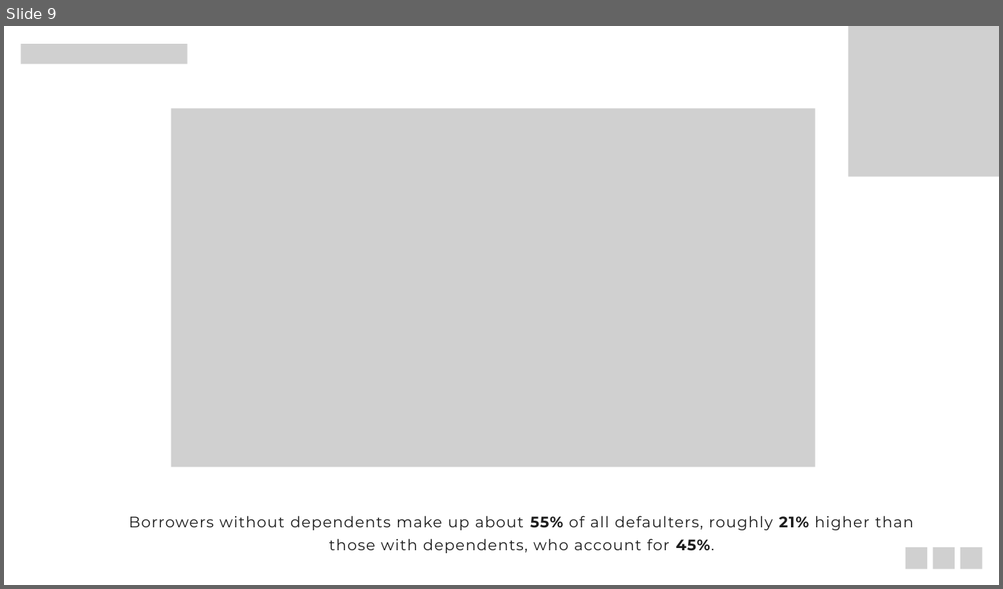
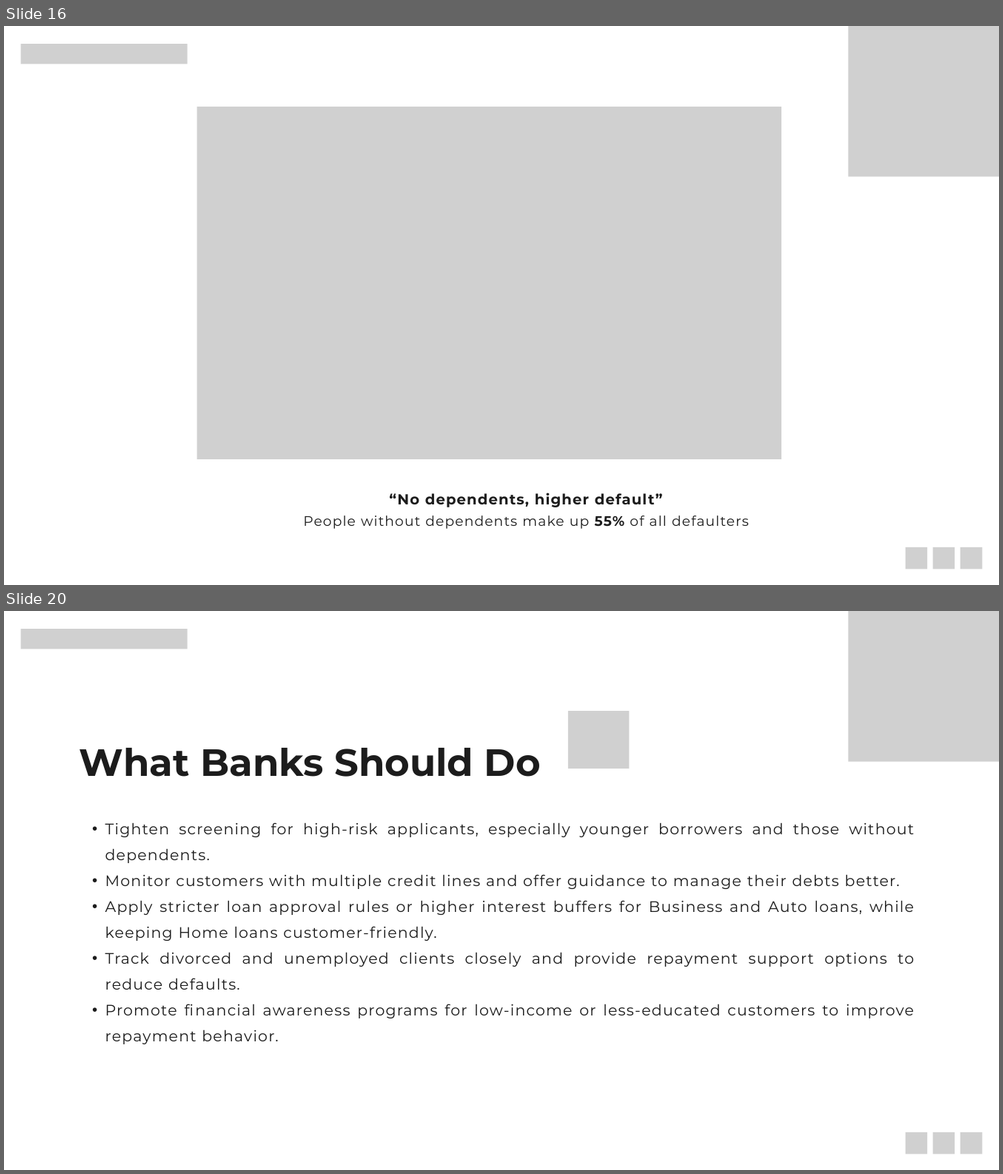
Before and after one commit to aliraza-data/Loan-Default-Risk-Analysis, a slide deck: Presentation/Project_Presentation.pptx. Shown one above the other, each under a label of ours: slide 9 before the commit, slides 16 and 20 after it; the slides between them are not shown. The pictures are 1003x589 and 1003x1174 pixels, drawn with LibreOffice and Linux fonts; fonts in the diff are those of the drawing; grey boxes stand for pictures. Boxes give left, top, right and bottom in pixels: in the first picture for what was removed or moved away, otherwise in the second. Text is boxed around its words. In the diff, an @@ line names an element or a change of style, - is before the commit and + after.

```diff
--- a/Presentation/Project_Presentation.pptx
+++ b/Presentation/Project_Presentation.pptx
@@ slide 20 added at box(4, 611, 999, 1170), background #FFFFFF @@
@@ picture added at box(21, 629, 188, 649) @@
@@ picture added at box(848, 611, 999, 762) @@
@@ picture added at box(568, 711, 629, 769) @@
@@ text added at box(79, 748, 540, 777), 55 pt, text #1C1C1C, bold @@
+What Banks Should Do
@@ text added at box(105, 823, 913, 1045), 22 pt, text #1C1C1C @@
+  • Tighten screening for high-risk applicants, especially younger borrowers and those without dependents.
+  • Monitor customers with multiple credit lines and offer guidance to manage their debts better.
+  • Apply stricter loan approval rules or higher interest buffers for Business and Auto loans, while keeping Home loans customer-friendly.
+  • Track divorced and unemployed clients closely and provide repayment support options to reduce defaults.
+  • Promote financial awareness programs for low-income or less-educated customers to improve repayment behavior.
@@ picture added at box(905, 1133, 927, 1154) @@
@@ picture added at box(933, 1133, 954, 1154) @@
@@ picture added at box(960, 1133, 982, 1154) @@
@@ what was slide 9 is now slide 16 @@
@@ slide 16 changed as well @@
@@ picture: place and size @@
-picture at box(171, 109, 814, 468)
+picture at box(197, 107, 781, 460)
@@ text at box(303, 493, 748, 529): text changed; size 22 to 20 pt @@
-Borrowers without dependents make up about 55% of all defaulters, roughly 21% higher than those with dependents, who account for 45%.
+“No dependents, higher default”
+People without dependents make up 55% of all defaulters
```
Also in this commit, not shown: 5 other slides changed, 19 other slides added, 9 slides removed.
